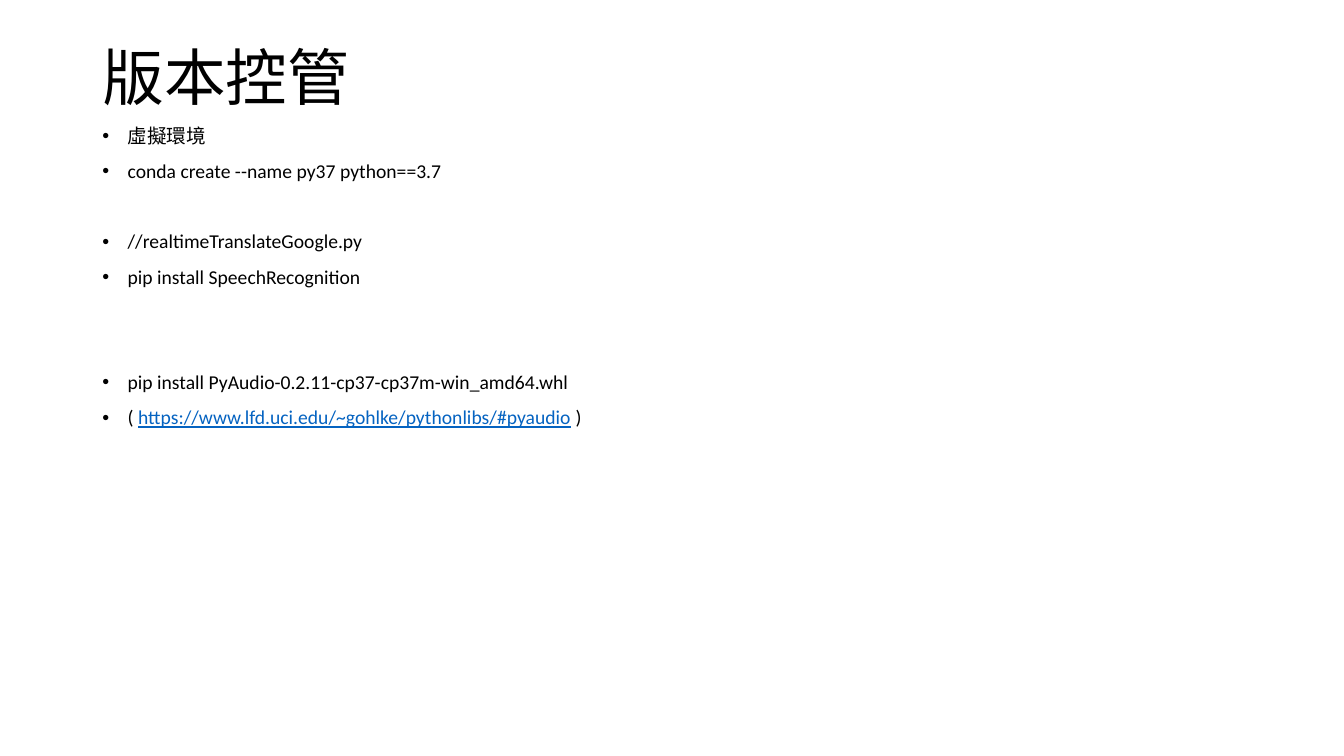
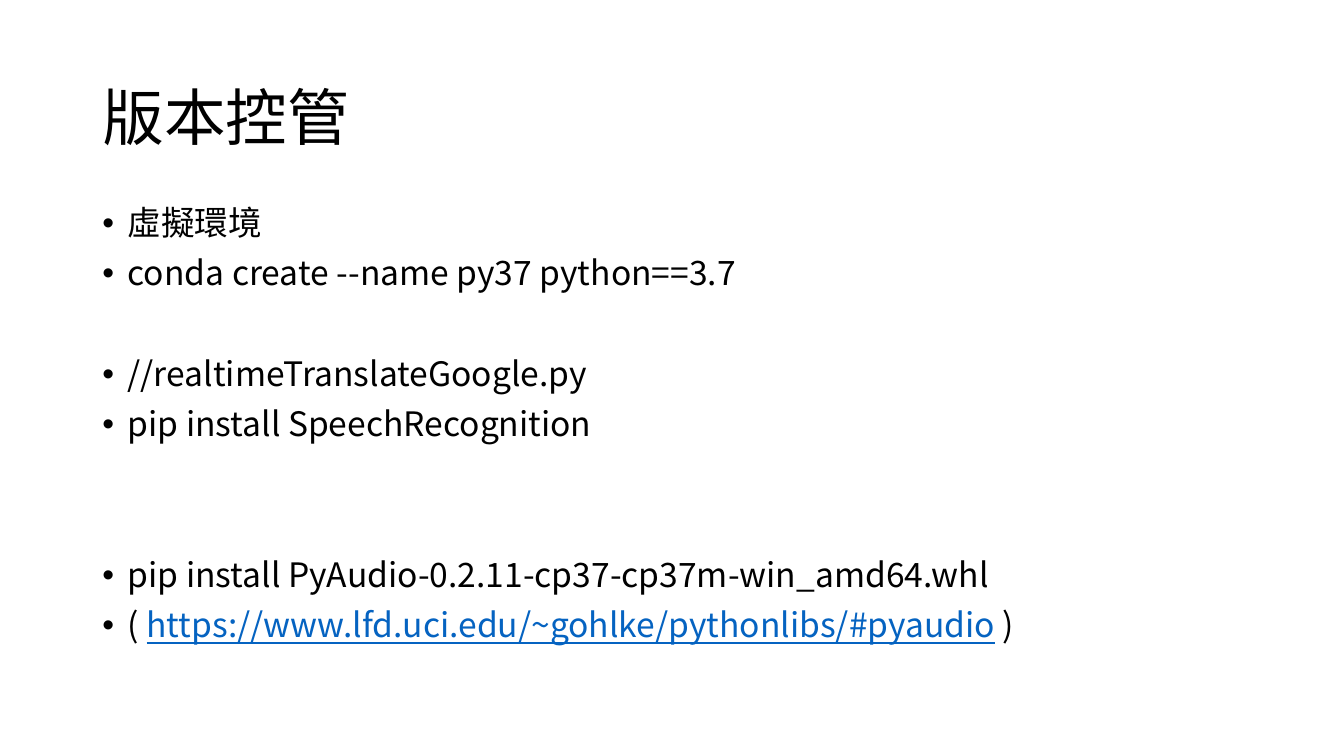
Before and after one commit to Luno82o/FinalProject-Impossible, a slide deck: slide 2 of note.pptx. Drawn at 1344x756 pixels with LibreOffice and Linux fonts; fonts in the diff are those of the drawing. Boxes give left, top, right and bottom in pixels: in the first picture for what was removed or moved away, otherwise in the second. Text is boxed around its words. In the diff, an @@ line names an element or a change of style, - is before the commit and + after.

```diff
--- a/note.pptx
+++ b/note.pptx
@@ title "版本控管" at box(102, 88, 348, 145): font Calibri to Noto Sans CJK SC @@
@@ text "虛擬環境": place and size @@
-text "虛擬環境" at box(128, 126, 570, 428)
+text "虛擬環境" at box(128, 206, 995, 646)
@@ text "虛擬環境" at box(128, 206, 995, 646): size 14 to 24 pt, font Calibri to Noto Sans CJK SC @@
```
Also in this commit, not shown: 1 slide added.
